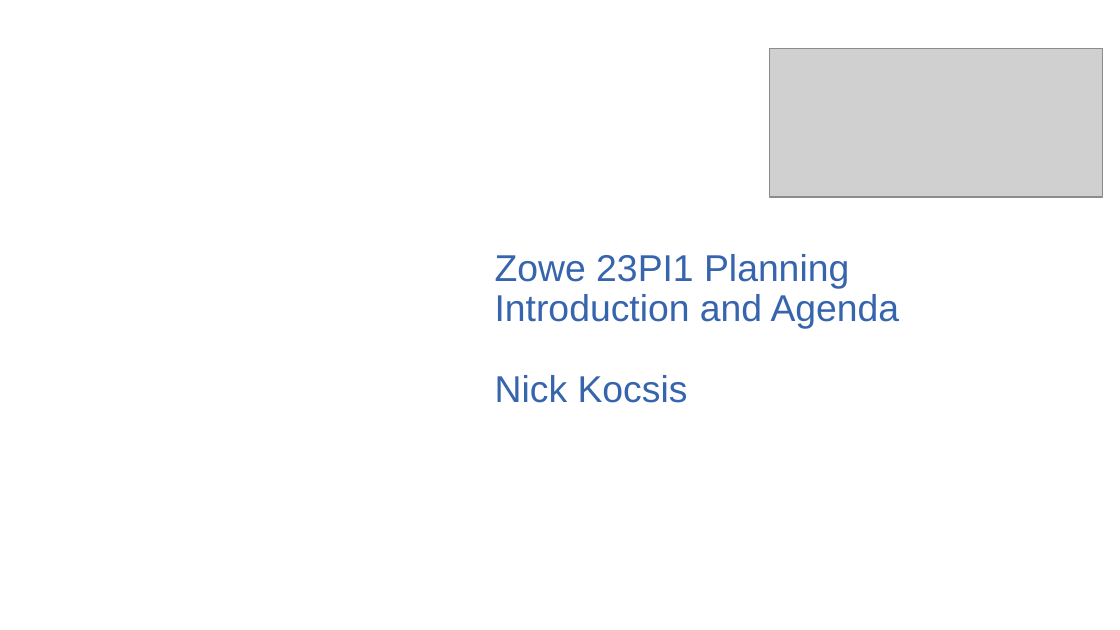
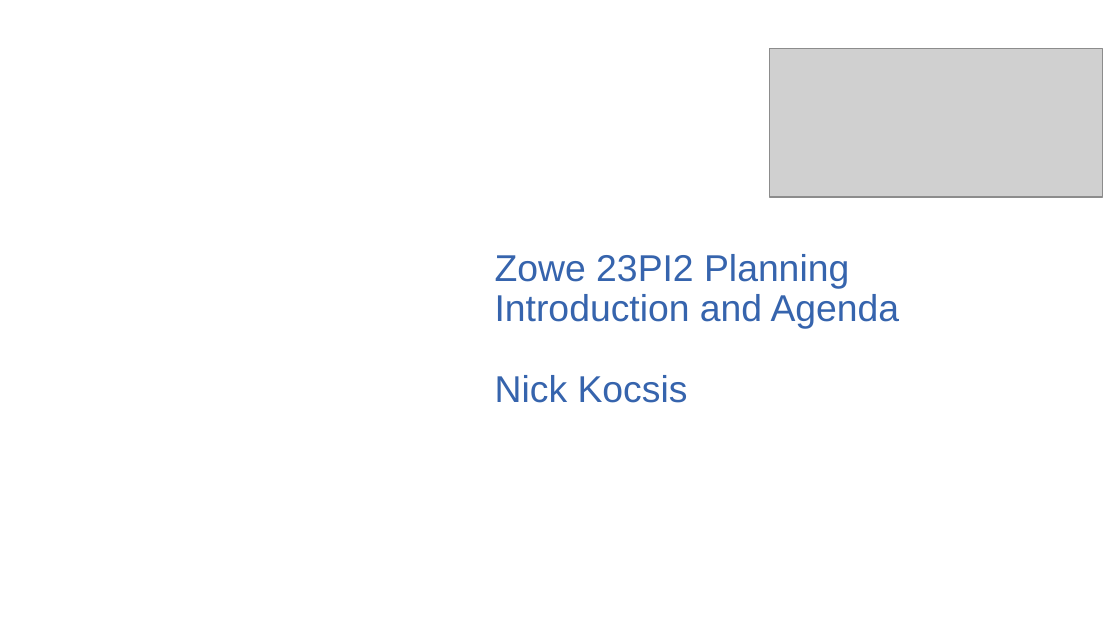
Before and after one commit to zowe/community, a slide deck: slide 1 of Project Management/PI Planning/23PI2 Planning/Zowe 23PI2 Planning - Introduction and Agenda.pptx. Drawn at 1120x630 pixels with LibreOffice and Linux fonts; fonts in the diff are those of the drawing; grey boxes stand for pictures; background and template pictures are left out. Boxes give left, top, right and bottom in pixels: in the first picture for what was removed or moved away, otherwise in the second. Text is boxed around its words. In the diff, an @@ line names an element or a change of style, - is before the commit and + after.

Commit message:
Update Zowe 23PI2 Planning - Introduction and Agenda.pptx

```diff
--- a/Project Management/PI Planning/23PI2 Planning/Zowe 23PI2 Planning - Introduction and Agenda.pptx
+++ b/Project Management/PI Planning/23PI2 Planning/Zowe 23PI2 Planning - Introduction and Agenda.pptx
@@ text at box(495, 254, 849, 289): text changed @@
-Zowe 23PI1 Planning
+Zowe 23PI2 Planning
```
Also in this commit, not shown: 1 other slide changed.
